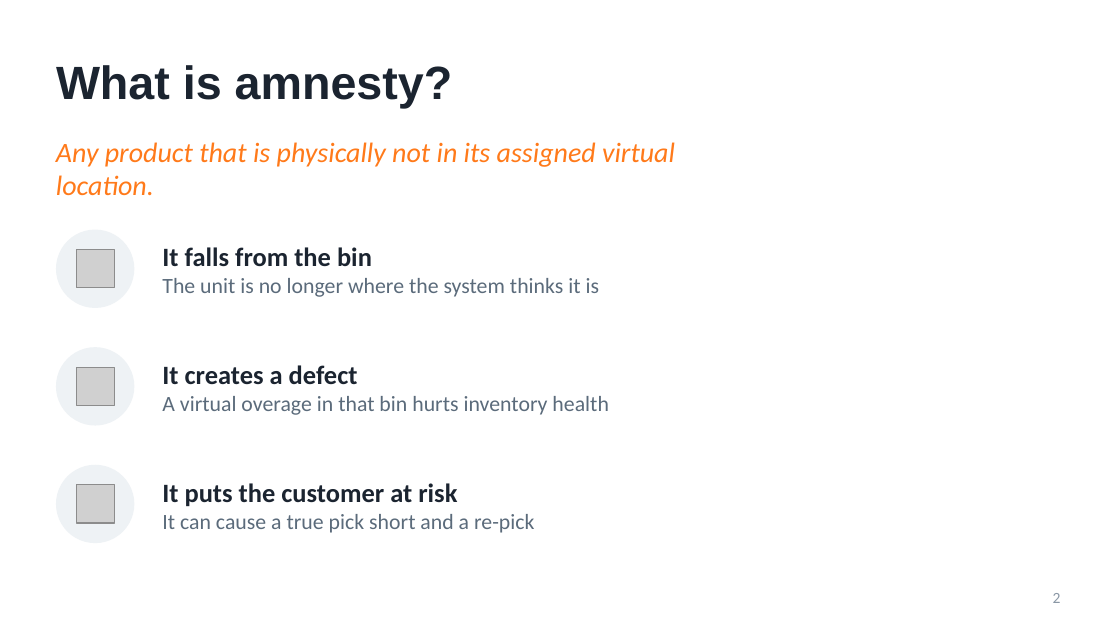
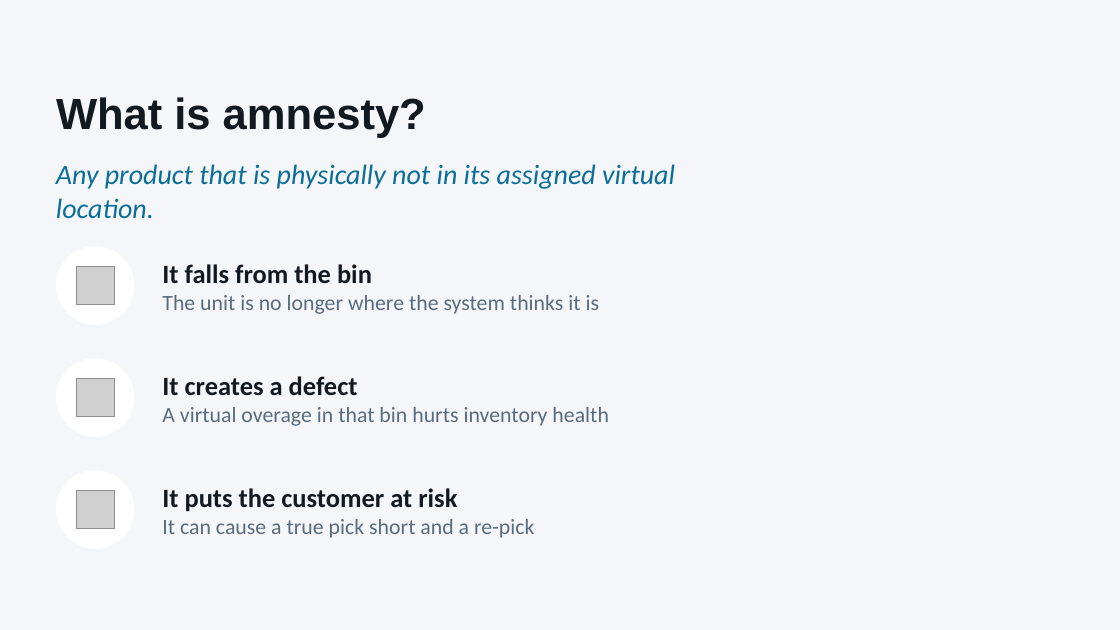
Before and after one commit to vanfryddie/beanstalkx, a slide deck: slide 2 of APMT_Coaching_FFF_ROBOTSS.pptx. Drawn at 1120x630 pixels with LibreOffice and Linux fonts; fonts in the diff are those of the drawing; grey boxes stand for pictures; background and template pictures are left out. Boxes give left, top, right and bottom in pixels: in the first picture for what was removed or moved away, otherwise in the second. Text is boxed around its words. In the diff, an @@ line names an element or a change of style, - is before the commit and + after.

```diff
--- a/APMT_Coaching_FFF_ROBOTSS.pptx
+++ b/APMT_Coaching_FFF_ROBOTSS.pptx
@@ background #FFFFFF to #F5F6FA @@
@@ title "What is amnesty?": place and size @@
-title "What is amnesty?" at [56, 65, 453, 109]
+title "What is amnesty?" at [56, 97, 426, 138]
@@ title "What is amnesty?" at [56, 97, 426, 138]: size 30 to 28 pt, text colour #1B2430 to #121921 @@
@@ text "Any product that is physically ...": place and size @@
-text "Any product that is physically ..." at [56, 142, 675, 195]
+text "Any product that is physically ..." at [56, 164, 675, 218]
@@ text "Any product that is physically ..." at [56, 164, 675, 218]: text colour #FF7A1A to #0B6E99 @@
@@ fill #EEF2F5 to #FFFFFF in 3 elements at [56, 470, 134, 549], [56, 358, 134, 437], [56, 246, 134, 325] @@
@@ 1 text, 1 ellipse, 1 picture: place and size @@
-1 text, 1 ellipse, 1 picture at [56, 230, 600, 308]
+1 text, 1 ellipse, 1 picture at [56, 246, 600, 325]
@@ text at [162, 264, 372, 283]: text colour #1B2430 to #121921 in "It falls from the bin" @@
@@ 1 text, 1 ellipse, 1 picture: place and size @@
-1 text, 1 ellipse, 1 picture at [56, 347, 608, 426]
+1 text, 1 ellipse, 1 picture at [56, 358, 608, 437]
@@ text at [162, 376, 358, 395]: text colour #1B2430 to #121921 in "It creates a defect" @@
@@ ellipse: place and size @@
-ellipse at [56, 465, 134, 543]
+ellipse at [56, 470, 134, 549]
@@ picture: place and size @@
-picture at [76, 485, 114, 523]
+picture at [76, 491, 114, 529]
@@ text at [162, 488, 457, 511]: text colour #1B2430 to #121921 in "It puts the customer at risk" @@
@@ page number removed at [1053, 593, 1061, 603] @@
-2
```
Also in this commit, not shown: 13 other slides changed, 1 slide added, 1 slide removed.
